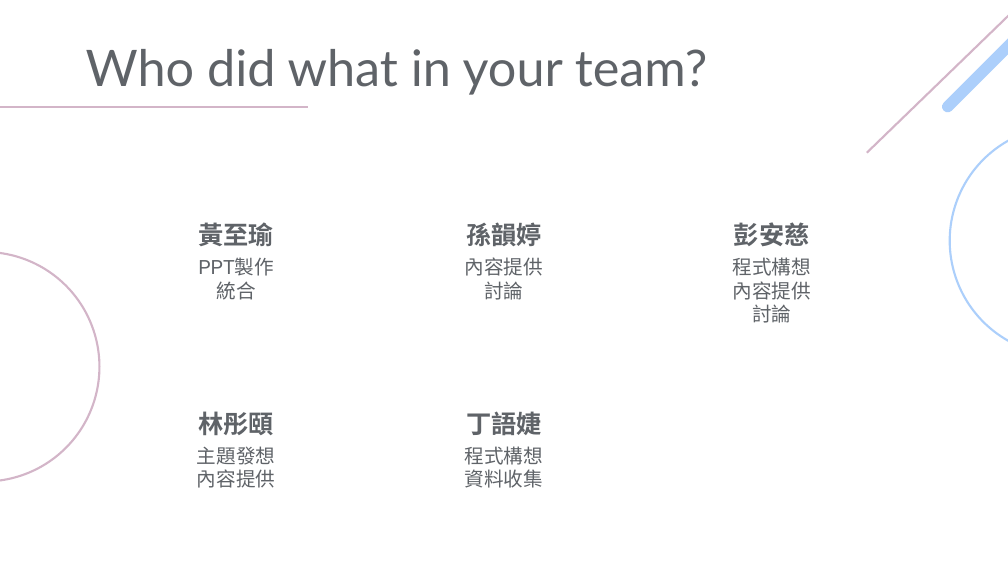
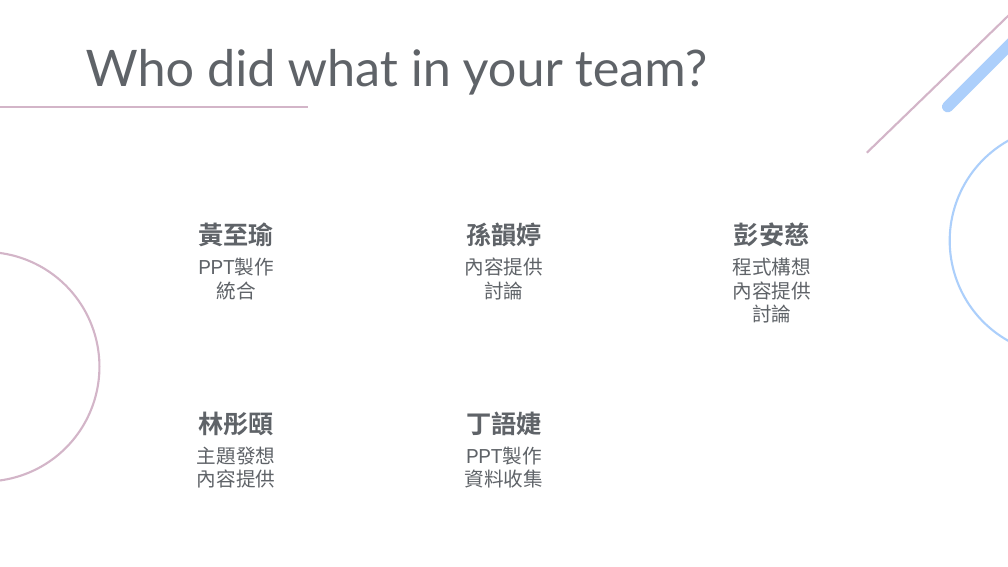
Before and after one commit to sun-wt/deadline-, a slide deck: slide 10 of Project_deadline.pptx. Drawn at 1008x567 pixels with LibreOffice and Linux fonts; fonts in the diff are those of the drawing. Boxes give left, top, right and bottom in pixels: in the first picture for what was removed or moved away, otherwise in the second. Text is boxed around its words. In the diff, an @@ line names an element or a change of style, - is before the commit and + after.

```diff
--- a/Project_deadline.pptx
+++ b/Project_deadline.pptx
@@ subtitle at [466, 446, 542, 465]: text changed; font Noto Sans CJK SC to Roboto @@
-程式構想
+PPT製作
```
Also in this commit, not shown: 2 other slides changed.
